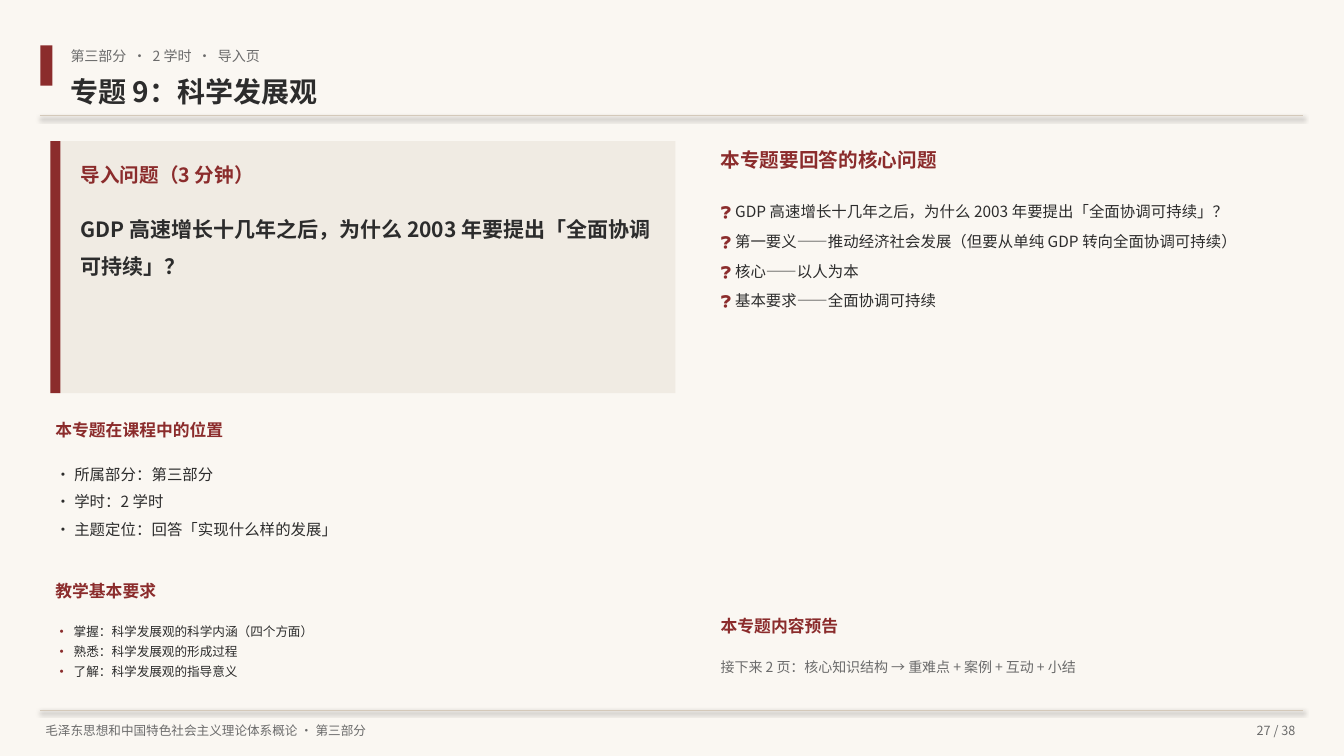
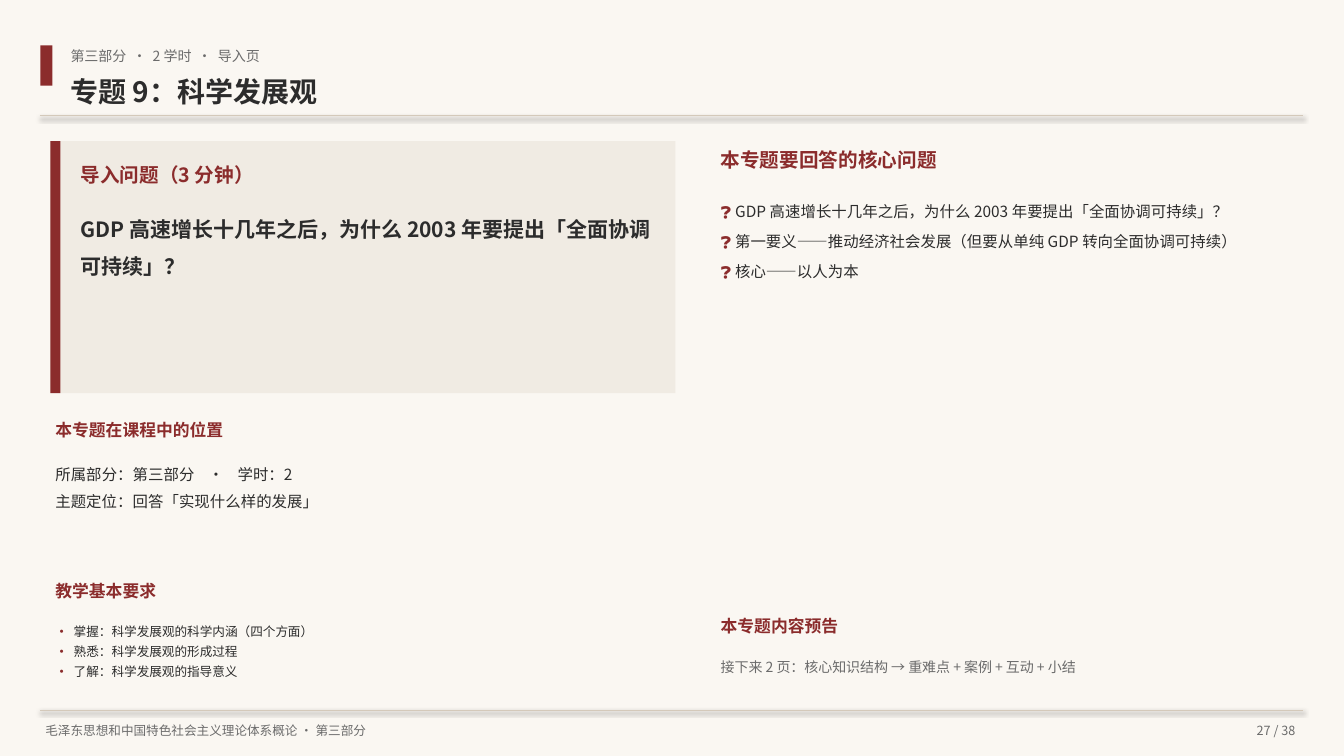
Before and after one commit to hsy358/obsidian-vault, a slide deck: slide 27 of 03-资源/PPT/毛泽东思想和中国特色社会主义理论体系概论 教学大纲概览.pptx. Drawn at 1344x756 pixels with LibreOffice and Linux fonts; fonts in the diff are those of the drawing. Boxes give left, top, right and bottom in pixels: in the first picture for what was removed or moved away, otherwise in the second. Text is boxed around its words. In the diff, an @@ line names an element or a change of style, - is before the commit and + after.

```diff
--- a/03-资源/PPT/毛泽东思想和中国特色社会主义理论体系概论 教学大纲概览.pptx
+++ b/03-资源/PPT/毛泽东思想和中国特色社会主义理论体系概论 教学大纲概览.pptx
@@ text at bbox=[735, 293, 936, 308]: paragraph removed @@
-❓ 基本要求——全面协调可持续
@@ text at bbox=[55, 467, 318, 509]: text changed @@
-· 所属部分：第三部分
-· 学时：2 学时
-· 主题定位：回答「实现什么样的发展」
+所属部分：第三部分 · 学时：2
+主题定位：回答「实现什么样的发展」
```
Also in this commit, not shown: 12 other slides changed, 2 other files.
